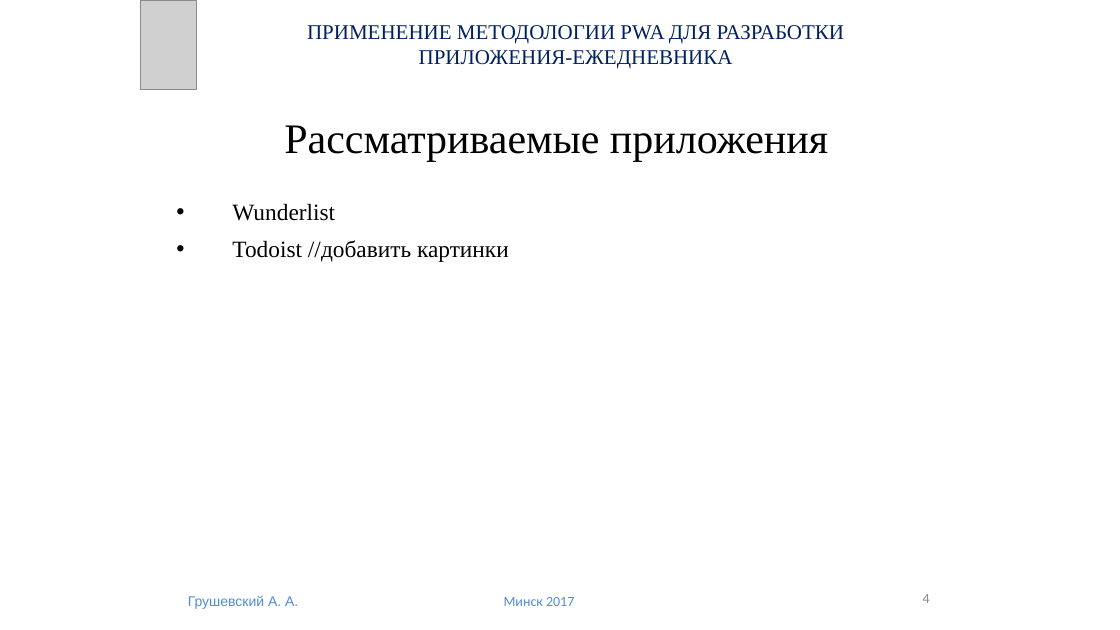
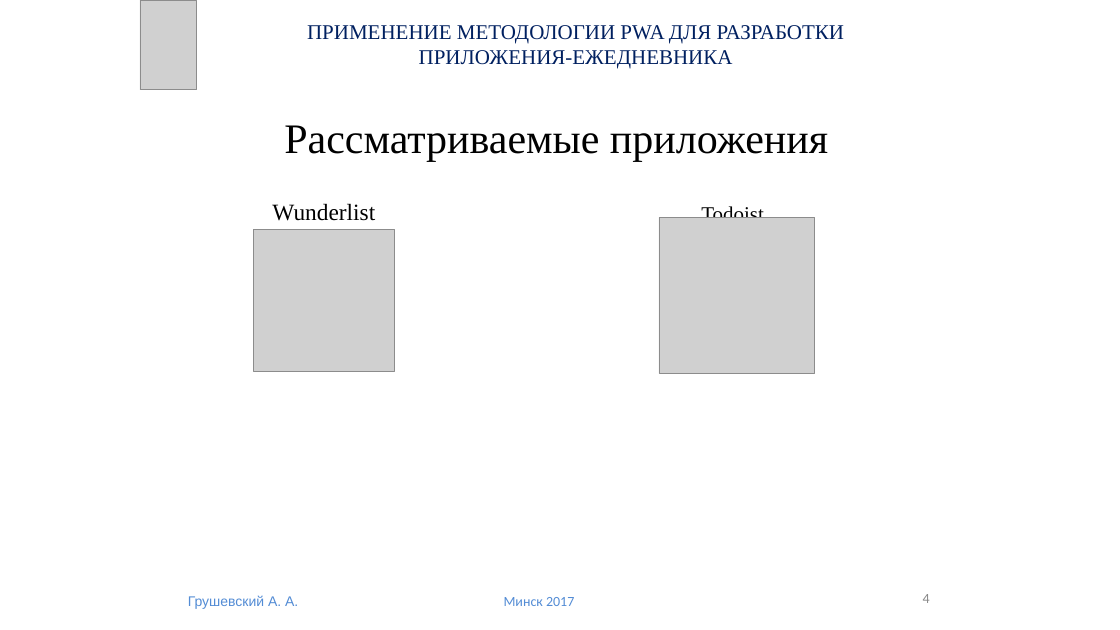
Before and after one commit to 18089396a47/diplom, a slide deck: slide 4 of Диплом Грушевский.pptx. Drawn at 1120x630 pixels with LibreOffice and Linux fonts; fonts in the diff are those of the drawing; grey boxes stand for pictures. Boxes give left, top, right and bottom in pixels: in the first picture for what was removed or moved away, otherwise in the second. Text is boxed around its words. In the diff, an @@ line names an element or a change of style, - is before the commit and + after.

```diff
--- a/Диплом Грушевский.pptx
+++ b/Диплом Грушевский.pptx
@@ subtitle "Wunderlist": place and size @@
-subtitle "Wunderlist" at box(232, 203, 509, 262)
+subtitle "Wunderlist" at box(272, 203, 375, 221)
@@ subtitle "Wunderlist" at box(272, 203, 375, 221): bullet • to none @@
@@ text added at box(701, 204, 764, 218), 18 pt, text #000000 @@
+Todoist
@@ picture added at box(253, 229, 395, 371) @@
@@ picture added at box(659, 218, 815, 374) @@
@@ subtitle at box(232, 240, 509, 262): paragraph removed @@
-• Todoist //добавить картинки
```
Also in this commit, not shown: 5 other slides changed, 3 slides added, 14 other files.
